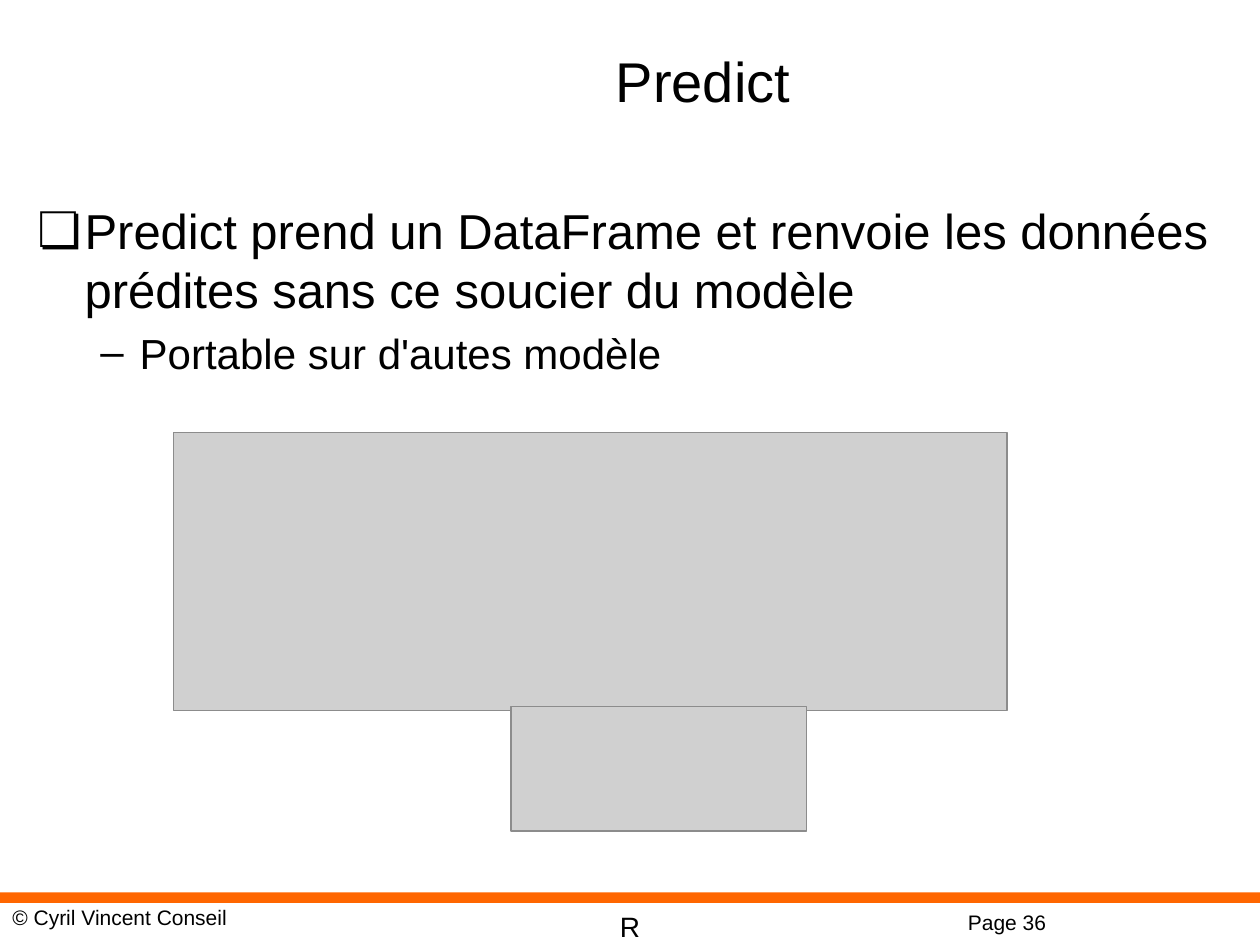
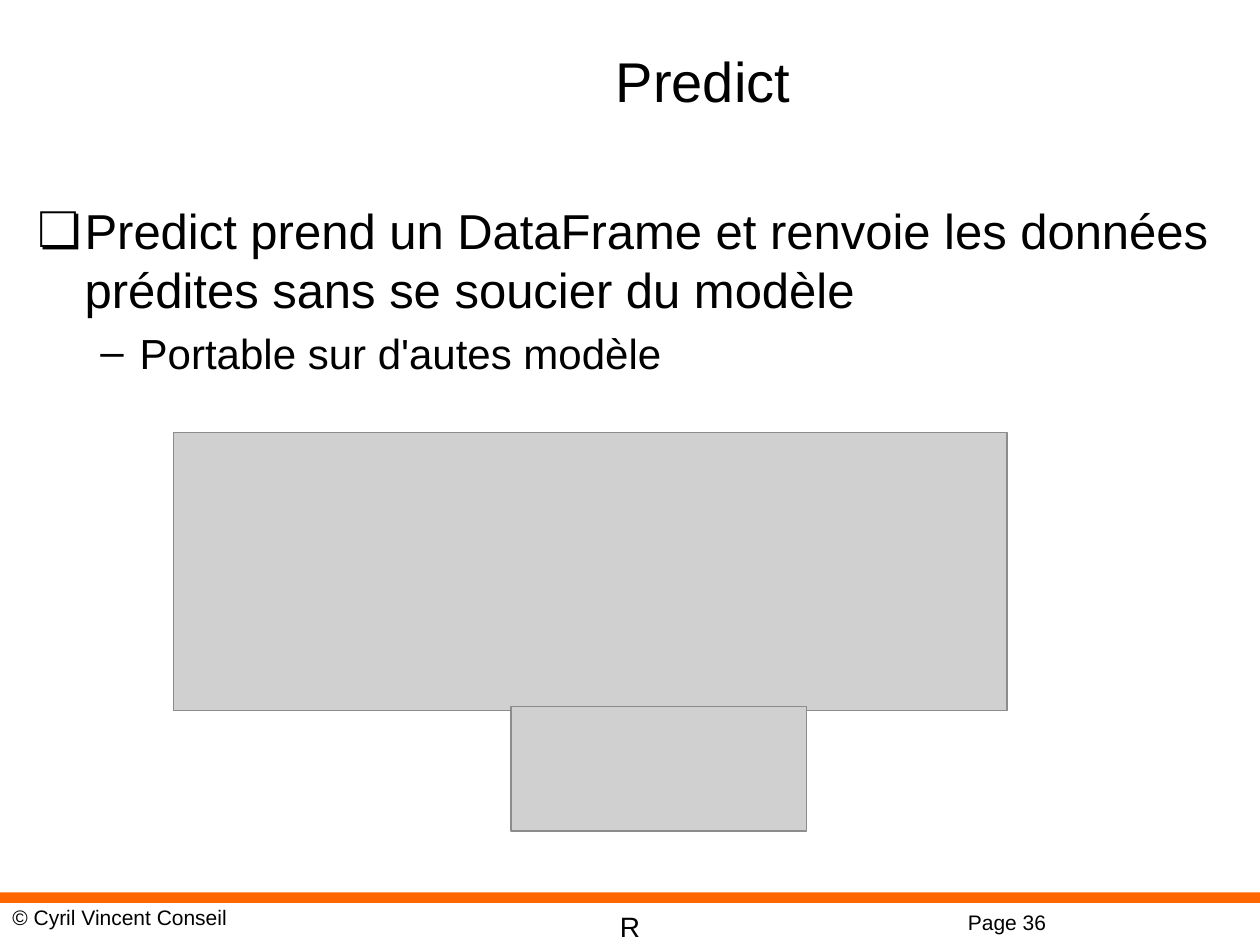
Before and after one commit to cyrilvincent/R, a slide deck: slide 36 of ppt/R-12-MachineLearning.pptx. Drawn at 1260x945 pixels with LibreOffice and Linux fonts; fonts in the diff are those of the drawing; grey boxes stand for pictures; background and template pictures are left out. Boxes give left, top, right and bottom in pixels: in the first picture for what was removed or moved away, otherwise in the second. Text is boxed around its words. In the diff, an @@ line names an element or a change of style, - is before the commit and + after.

```diff
--- a/ppt/R-12-MachineLearning.pptx
+++ b/ppt/R-12-MachineLearning.pptx
@@ text at box(85, 213, 1208, 318): text changed @@
-❏ Predict prend un DataFrame et renvoie les données prédites sans ce soucier du modèle
+❏ Predict prend un DataFrame et renvoie les données prédites sans se soucier du modèle
```
Also in this commit, not shown: 24 other files.
